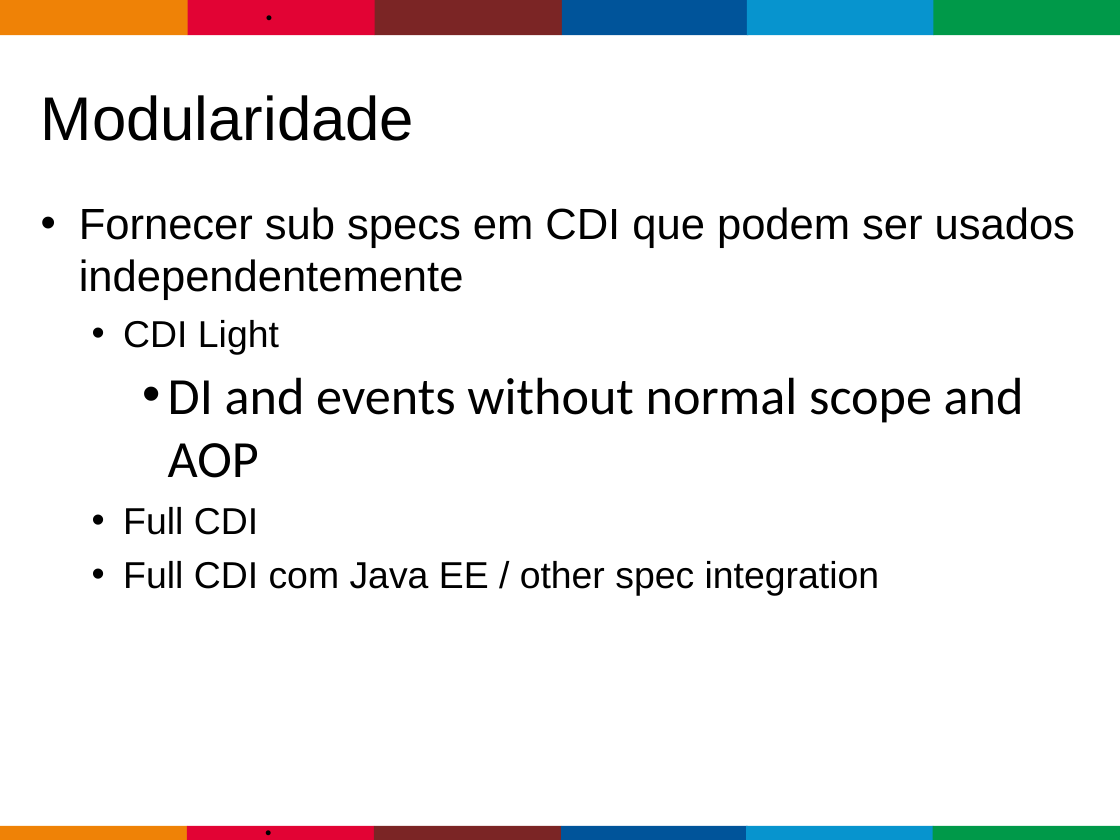
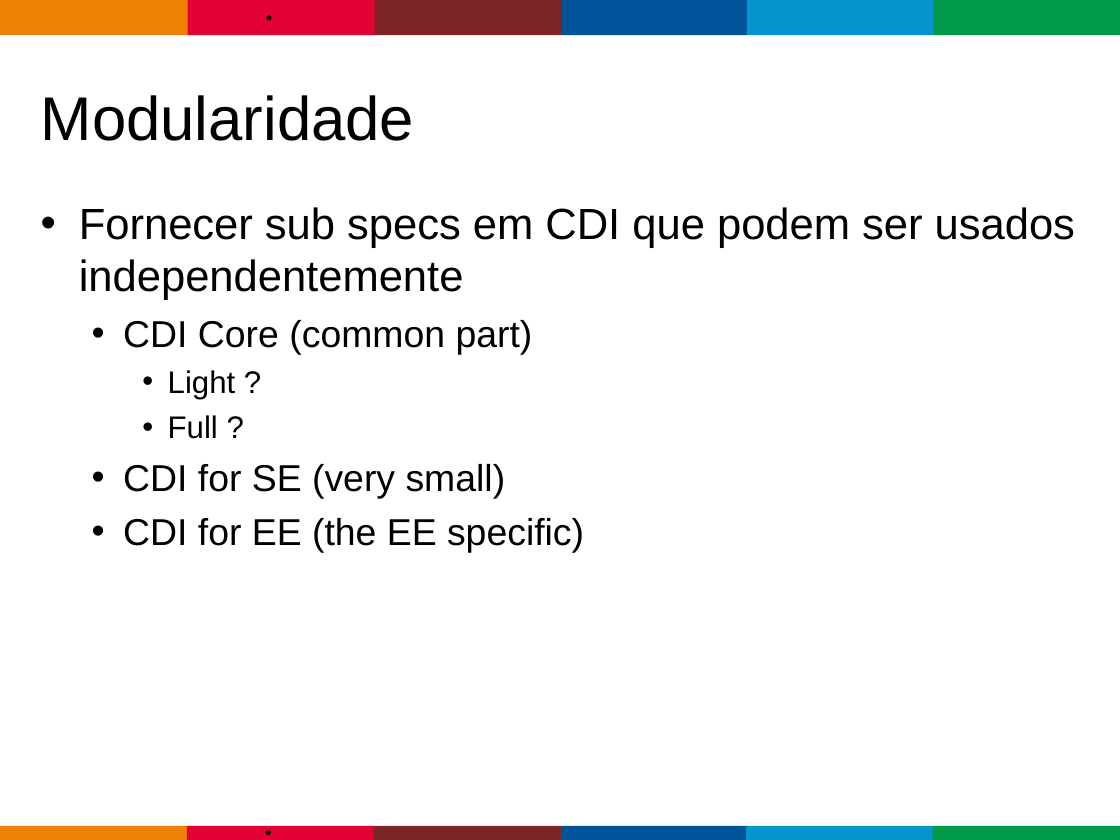
Before and after one commit to gastaldi/talks, a slide deck: slide 19 of CDI/TDC2015/TDC_2015-CDI-2.0.odp. Drawn at 1120x840 pixels with LibreOffice and Linux fonts; fonts in the diff are those of the drawing; background and template pictures are left out. Boxes give left, top, right and bottom in pixels: in the first picture for what was removed or moved away, otherwise in the second. Text is boxed around its words. In the diff, an @@ line names an element or a change of style, - is before the commit and + after.

Commit message:
Updates on CDI slides

```diff
--- a/CDI/TDC2015/TDC_2015-CDI-2.0.odp
+++ b/CDI/TDC2015/TDC_2015-CDI-2.0.odp
@@ text at (123,320,584,553): text changed @@
-  • CDI Light
-    • DI and events without normal scope and AOP
-  • Full CDI
-  • Full CDI com Java EE / other spec integration
+  • CDI Core (common part)
+    • Light ?
+    • Full ?
+  • CDI for SE (very small)
+  • CDI for EE (the EE specific)
```
Also in this commit, not shown: 1 other slide changed.
